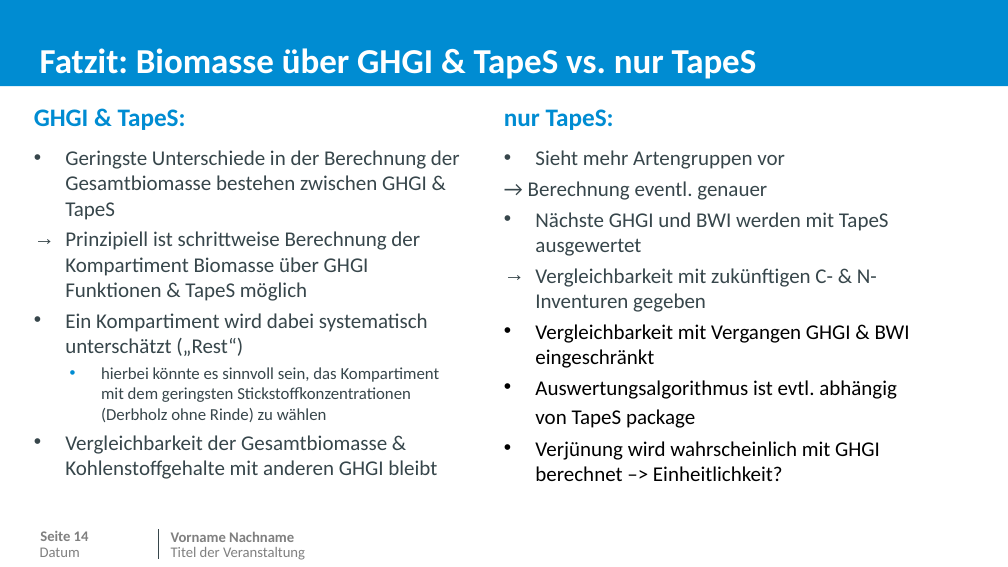
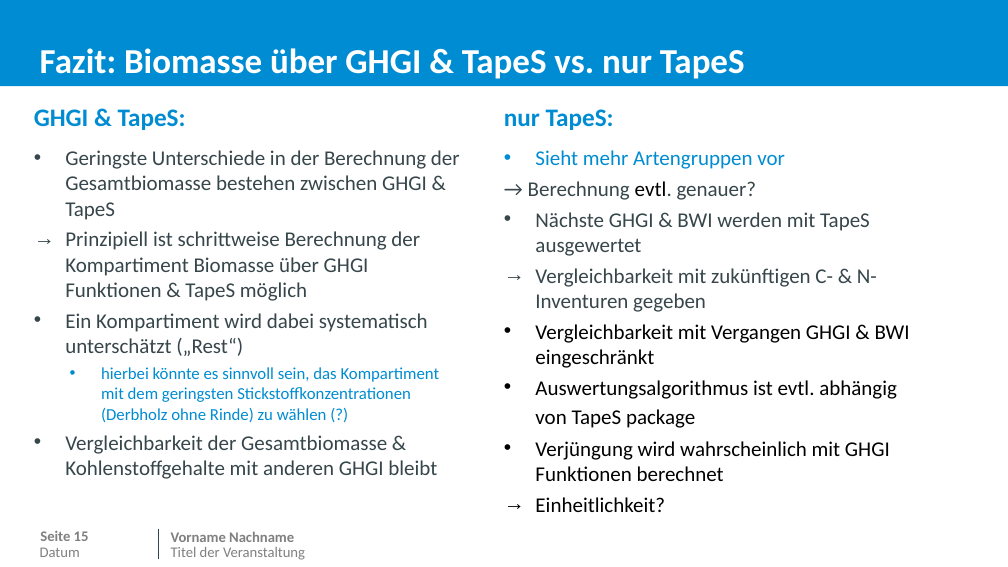
Before and after one commit to JetteGercken/TI_BZE_BE_analysis, a slide deck: slide 16 of info/biomasse_vergleich_MoMoK_BE.pptx (slide 15 before the commit). Drawn at 1008x567 pixels with LibreOffice and Linux fonts; fonts in the diff are those of the drawing; background and template pictures are left out. Boxes give left, top, right and bottom in pixels: in the first picture for what was removed or moved away, otherwise in the second. Text is boxed around its words. In the diff, an @@ line names an element or a change of style, - is before the commit and + after.

```diff
--- a/info/biomasse_vergleich_MoMoK_BE.pptx
+++ b/info/biomasse_vergleich_MoMoK_BE.pptx
@@ title at (40, 48, 745, 79): text changed @@
-Fatzit: Biomasse über GHGI & TapeS vs. nur TapeS
+Fazit: Biomasse über GHGI & TapeS vs. nur TapeS
@@ text at (535, 150, 785, 169): text colour #37464B to #008CD2 in "Sieht mehr Artengruppen vor" @@
@@ text at (528, 181, 870, 256): text changed @@
-→ Berechnung eventl. genauer
-• Nächste GHGI und BWI werden mit TapeS ausgewertet
+→ Berechnung evtl. genauer?
+• Nächste GHGI & BWI werden mit TapeS ausgewertet
@@ text at (101, 367, 440, 422): text changed; text colour #37464B to #008CD2 @@
-  • hierbei könnte es sinnvoll sein, das Kompartiment mit dem geringsten Stickstoffkonzentrationen (Derbholz ohne Rinde) zu wählen
+  • hierbei könnte es sinnvoll sein, das Kompartiment mit dem geringsten Stickstoffkonzentrationen (Derbholz ohne Rinde) zu wählen (?)
@@ text at (535, 441, 890, 512): text changed @@
-• Verjünung wird wahrscheinlich mit GHGI berechnet –> Einheitlichkeit?
+• Verjüngung wird wahrscheinlich mit GHGI Funktionen berechnet
+→ Einheitlichkeit?
@@ page number at (40, 531, 89, 541): text changed @@
-Seite 14
+Seite 15
```
Also in this commit, not shown: 4 other slides changed, 1 slide added, 1 other file.
